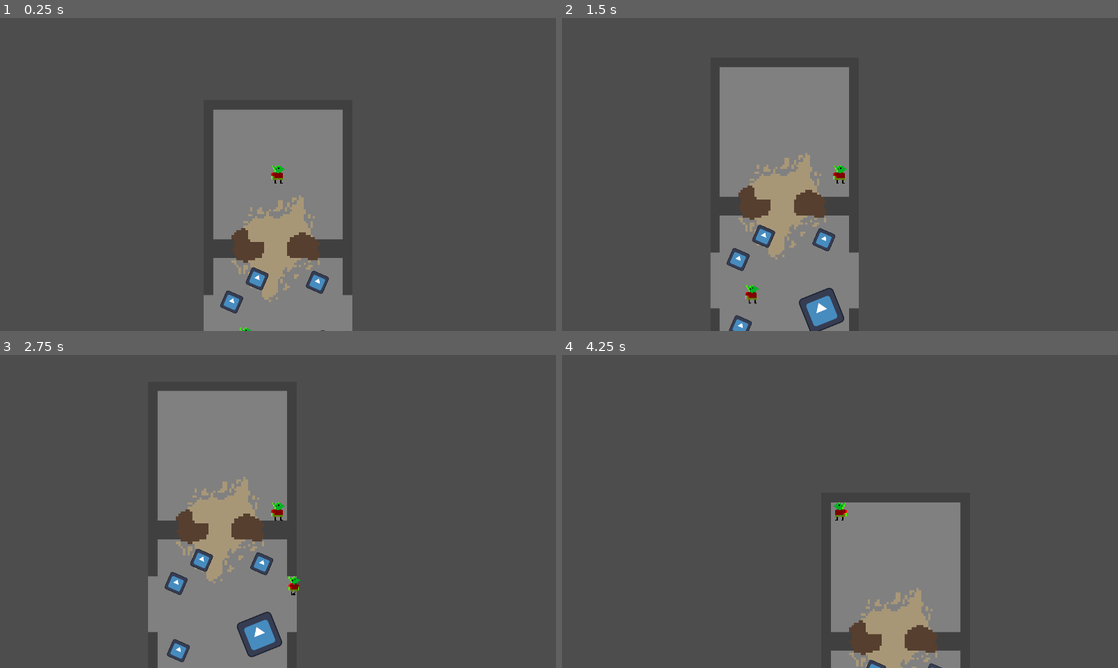
Above: before the commit, frames 1-4 (two rows, left to right).
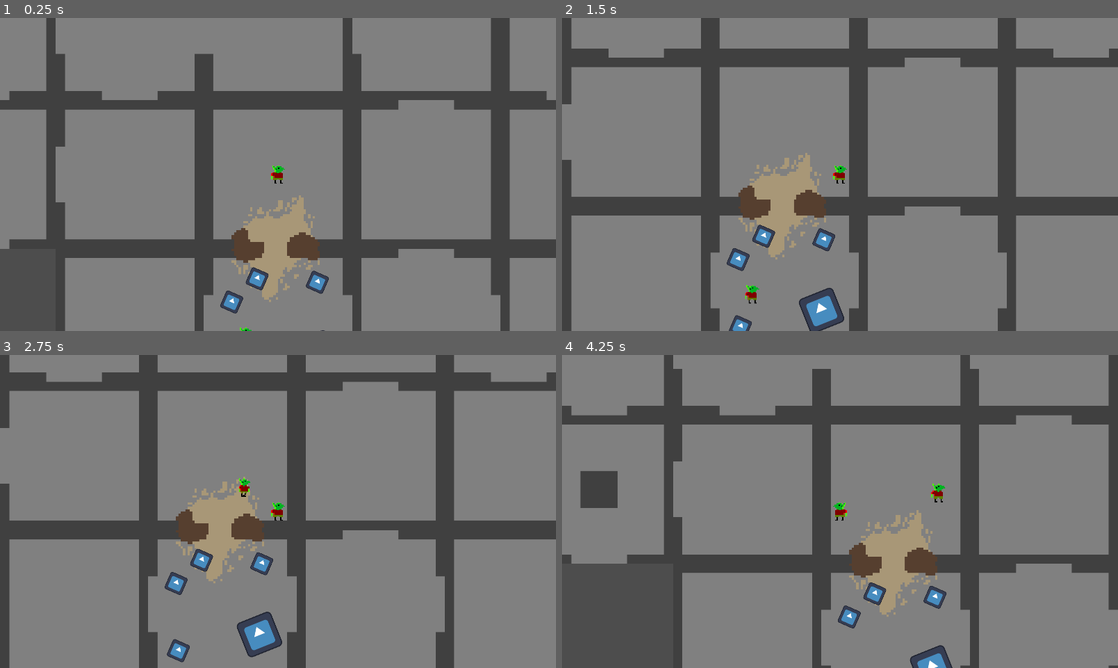
Above: after the commit, the same moments.

Repository: nporposoft/loot-goblin
Game: Godot game, scene res://test_dungeon.tscn
Two runs of this game, one before a commit and one after it. Both use one fixed random seed, a clock stepped at 60 frames per second and the inputs below. The engine's default icon, where the game draws it, is replaced by a stand-in: a white triangle on a blue panel in a dark square.
Inputs (mouse positions are in pixels of both pictures, inside the frame that each line leads up to):
- Up to frame 1 (0.25 s): no input
- Up to frame 2 (1.5 s): tap Enter at 0.5 s; move the mouse to (962, 158) at 0.52 s; hold D (move_right) 0.53-1.28 s; tap Shift (dodge) at 0.6 s; tap Space at 1.25 s; move the mouse to (728, 190) at 1.27 s; hold S (move_down) from 1.28 s (still down); right-click (728, 190) at 1.35 s
- Up to frame 3 (2.75 s): tap Enter at 2 s; move the mouse to (333, 442) at 2.02 s; release S (move_down) at 2.03 s; hold D (move_right) from 2.03 s (still down); click (333, 442) at 2.1 s
- Up to frame 4 (4.25 s): move the mouse to (812, 574) at 2.77 s; release D (move_right) at 2.78 s; hold W (move_up) 2.78-3.53 s; tap Shift (dodge) at 2.85 s; move the mouse to (1006, 558) at 3.52 s; hold A (move_left) from 3.53 s (still down); right-click (1006, 558) at 3.6 s

The runs differ from the first frame. In frame 1, 61% of the frame differs, in the area x 0-100%, y 0-100%; in frame 2, 61%; in frame 3, 60%; in frame 4, 70%.

Commit message:
Catacomb generation WIP (close)
functioning kinda, but needs to be fixed

Diff:
--- a/terrain.gd
+++ b/terrain.gd
@@ -14,6 +14,7 @@
 @export var ROOM_DIM_MIN: int = 5
 @export var ROOM_DIM_RANGE: int = 10
 @export var BOX_ROOMS_QTY: int = 60
+@export var MAX_CATACOMBS_ROOMS: int = 250
 
 # Small tiles atlas coordinates:
 const wallAtlas: Vector2i = Vector2i(3, 0)
@@ -53,8 +54,9 @@
 func generate_catacombs() -> void:
 	var roomsToGen: Array = [Vector2i(1, 1), Vector2i(0, 2), Vector2i(-1, 1)]
 	var validAtlasCoords: Array
-
-	while roomsToGen.size() > 0:
+	var roomsLeft:int = MAX_CATACOMBS_ROOMS
+
+	while roomsToGen.size() > 0 and roomsLeft > 0:
 		var currentRoom: Vector2i = roomsToGen.pop_front()
 		var currentPaths: Array = findPaths(currentRoom)
 		validAtlasCoords = [crossAtlas, cross_Block_Atlas, deadEnd_S_Atlas, deadEnd_W_Atlas,
@@ -62,8 +64,54 @@
 			corner_SW_Atlas, corner_NW_Atlas, tee_NSW_Atlas, tee_NWE_Atlas,
 			tee_NES_Atlas, tee_ESW_Atlas, hall_NS_Atlas, hall_EW_Atlas,
 			deadEnd_BlockS_Atlas, deadEnd_BlockN_Atlas]
-		if currentPaths[0] != Path.ANY:
-			if currentPaths[0] == Path.CLOSED: # if no W door in E neighbor
+
+		# Check Eastern neighbor:
+		if currentPaths[0] != Path.ANY:			# Empty: no rooms eliminated
+			if currentPaths[0] == Path.CLOSED:	# No W door in E neighbor: remove all w/ E doors
+				validAtlasCoords.erase(crossAtlas)
+				validAtlasCoords.erase(cross_Block_Atlas)
+				validAtlasCoords.erase(deadEnd_E_Atlas)
+				validAtlasCoords.erase(corner_NE_Atlas)
+				validAtlasCoords.erase(corner_SE_Atlas)
+				validAtlasCoords.erase(tee_NWE_Atlas)
+				validAtlasCoords.erase(tee_NES_Atlas)
+				validAtlasCoords.erase(tee_ESW_Atlas)
+				validAtlasCoords.erase(hall_EW_Atlas)
+			else:								# W door exists in E neighbor: remove all w/o E doors
+				validAtlasCoords.erase(deadEnd_S_Atlas)
+				validAtlasCoords.erase(deadEnd_W_Atlas)
+				validAtlasCoords.erase(deadEnd_N_Atlas)
+				validAtlasCoords.erase(corner_SW_Atlas)
+				validAtlasCoords.erase(corner_NW_Atlas)
+				validAtlasCoords.erase(tee_NSW_Atlas)
+				validAtlasCoords.erase(hall_NS_Atlas)
+				validAtlasCoords.erase(deadEnd_BlockS_Atlas)
+				validAtlasCoords.erase(deadEnd_BlockN_Atlas)
+		# Check Northern neighbor:
+		if currentPaths[1] != Path.ANY:			# Empty: no rooms eliminated
+			if currentPaths[1] == Path.CLOSED:	# No S door in N neighbor: remove all w/ N doors
+				validAtlasCoords.erase(crossAtlas)
+				validAtlasCoords.erase(cross_Block_Atlas)
+				validAtlasCoords.erase(deadEnd_N_Atlas)
+				validAtlasCoords.erase(corner_NE_Atlas)
+				validAtlasCoords.erase(corner_NW_Atlas)
+				validAtlasCoords.erase(tee_NSW_Atlas)
+				validAtlasCoords.erase(tee_NWE_Atlas)
+				validAtlasCoords.erase(tee_NES_Atlas)
+				validAtlasCoords.erase(hall_NS_Atlas)
+				validAtlasCoords.erase(deadEnd_BlockN_Atlas)
+			else:								# S door exists in N neighbor: remove all w/o N doors
+				validAtlasCoords.erase(deadEnd_S_Atlas)
+				validAtlasCoords.erase(deadEnd_W_Atlas)
+				validAtlasCoords.erase(deadEnd_E_Atlas)
+				validAtlasCoords.erase(corner_SE_Atlas)
+				validAtlasCoords.erase(corner_SW_Atlas)
+				validAtlasCoords.erase(tee_ESW_Atlas)
+				validAtlasCoords.erase(hall_EW_Atlas)
+				validAtlasCoords.erase(deadEnd_BlockS_Atlas)
+		# Check Western neighbor:
+		if currentPaths[2] != Path.ANY:			# Empty: no rooms eliminated
+			if currentPaths[2] == Path.CLOSED:	# No E door in W neighbor: remove all w/ W doors
 				validAtlasCoords.erase(crossAtlas)
 				validAtlasCoords.erase(cross_Block_Atlas)
 				validAtlasCoords.erase(deadEnd_W_Atlas)
@@ -73,17 +121,92 @@
 				validAtlasCoords.erase(tee_NWE_Atlas)
 				validAtlasCoords.erase(tee_ESW_Atlas)
 				validAtlasCoords.erase(hall_EW_Atlas)
-			else:								# W door already exists in E neighbor
+			else:								# E door exists in W neighbor: remove all w/o W doors
+				validAtlasCoords.erase(deadEnd_S_Atlas)
+				validAtlasCoords.erase(deadEnd_N_Atlas)
+				validAtlasCoords.erase(deadEnd_E_Atlas)
+				validAtlasCoords.erase(corner_NE_Atlas)
+				validAtlasCoords.erase(corner_SE_Atlas)
+				validAtlasCoords.erase(tee_NES_Atlas)
+				validAtlasCoords.erase(hall_NS_Atlas)
+				validAtlasCoords.erase(deadEnd_BlockS_Atlas)
+				validAtlasCoords.erase(deadEnd_BlockN_Atlas)
+		# Check Southern neighbor:
+		if currentPaths[3] != Path.ANY:			# Empty: no rooms eliminated
+			if currentPaths[3] == Path.CLOSED:	# No N door in S neighbor: remove all w/ S doors
 				validAtlasCoords.erase(crossAtlas)
 				validAtlasCoords.erase(cross_Block_Atlas)
+				validAtlasCoords.erase(deadEnd_S_Atlas)
+				validAtlasCoords.erase(corner_SE_Atlas)
+				validAtlasCoords.erase(corner_SW_Atlas)
+				validAtlasCoords.erase(tee_NSW_Atlas)
+				validAtlasCoords.erase(tee_NES_Atlas)
+				validAtlasCoords.erase(tee_ESW_Atlas)
+				validAtlasCoords.erase(hall_NS_Atlas)
+				validAtlasCoords.erase(deadEnd_BlockS_Atlas)
+			else:								# N door exists in S neighbor: remove all w/o S doors
 				validAtlasCoords.erase(deadEnd_W_Atlas)
-				validAtlasCoords.erase(corner_SW_Atlas)
+				validAtlasCoords.erase(deadEnd_N_Atlas)
+				validAtlasCoords.erase(deadEnd_E_Atlas)
+				validAtlasCoords.erase(corner_NE_Atlas)
 				validAtlasCoords.erase(corner_NW_Atlas)
-				validAtlasCoords.erase(tee_NSW_Atlas)
 				validAtlasCoords.erase(tee_NWE_Atlas)
-				validAtlasCoords.erase(tee_ESW_Atlas)
 				validAtlasCoords.erase(hall_EW_Atlas)
-
+				validAtlasCoords.erase(deadEnd_BlockN_Atlas)
+
+				# ALL POSSIBLE ROOMS:
+				#validAtlasCoords.erase(crossAtlas)
+				#validAtlasCoords.erase(cross_Block_Atlas)
+				#validAtlasCoords.erase(deadEnd_S_Atlas)
+				#validAtlasCoords.erase(deadEnd_W_Atlas)
+				#validAtlasCoords.erase(deadEnd_N_Atlas)
+				#validAtlasCoords.erase(deadEnd_E_Atlas)
+				#validAtlasCoords.erase(corner_NE_Atlas)
+				#validAtlasCoords.erase(corner_SE_Atlas)
+				#validAtlasCoords.erase(corner_SW_Atlas)
+				#validAtlasCoords.erase(corner_NW_Atlas)
+				#validAtlasCoords.erase(tee_NSW_Atlas)
+				#validAtlasCoords.erase(tee_NWE_Atlas)
+				#validAtlasCoords.erase(tee_NES_Atlas)
+				#validAtlasCoords.erase(tee_ESW_Atlas)
+				#validAtlasCoords.erase(hall_NS_Atlas)
+				#validAtlasCoords.erase(hall_EW_Atlas)
+				#validAtlasCoords.erase(deadEnd_BlockS_Atlas)
+				#validAtlasCoords.erase(deadEnd_BlockN_Atlas)
+		var roomChoice: Vector2i
+		if validAtlasCoords.size() > 0:
+			roomChoice = validAtlasCoords[randi() % validAtlasCoords.size()]
+		else:
+			roomChoice = crossAtlas
+		set_cell(currentRoom, 1, roomChoice)
+
+		var roomsToStack: Array = get_rooms_to_stack(currentRoom)
+		for r in roomsToStack:
+			roomsToGen.push_back(r)
+
+		roomsLeft = roomsLeft - 1
+
+func get_rooms_to_stack(newRoom: Vector2i) -> Array:
+	var outputArray: Array
+	var paths: Array = findPaths(newRoom)
+	if [crossAtlas, cross_Block_Atlas, deadEnd_E_Atlas, corner_NE_Atlas,
+		corner_SE_Atlas, tee_NWE_Atlas, tee_NES_Atlas, tee_ESW_Atlas,
+		hall_EW_Atlas].has(get_cell_atlas_coords(newRoom)): # if newroom has E door
+			outputArray.push_back(Vector2i(newRoom.x+1,newRoom.y)) # stack room to be gen'd E
+	if [crossAtlas, cross_Block_Atlas, deadEnd_N_Atlas, corner_NE_Atlas,
+		corner_NW_Atlas, tee_NSW_Atlas, tee_NWE_Atlas, tee_NES_Atlas,
+		hall_NS_Atlas, deadEnd_BlockN_Atlas].has(get_cell_atlas_coords(newRoom)): # if newroom has N door
+			outputArray.push_back(Vector2i(newRoom.x,newRoom.y-1)) # stack room to be gen'd N
+	if [crossAtlas, cross_Block_Atlas, deadEnd_W_Atlas, corner_SW_Atlas,
+		corner_NW_Atlas, tee_NSW_Atlas, tee_NWE_Atlas, tee_ESW_Atlas,
+		hall_EW_Atlas].has(get_cell_atlas_coords(newRoom)): # if newroom has W door
+			outputArray.push_back(Vector2i(newRoom.x-1,newRoom.y)) # stack room to be gen'd W
+	if [crossAtlas, cross_Block_Atlas, deadEnd_S_Atlas, corner_SE_Atlas,
+		corner_SW_Atlas, tee_NSW_Atlas, tee_NES_Atlas, tee_ESW_Atlas,
+		hall_NS_Atlas, deadEnd_BlockS_Atlas].has(get_cell_atlas_coords(newRoom)): # if newroom has S door
+			outputArray.push_back(Vector2i(newRoom.x,newRoom.y+1)) # stack room to be gen'd S
+
+	return outputArray
 
 func findPaths(room: Vector2i) -> Array:
 	var outputArray: Array
--- a/test_dungeon.tscn
+++ b/test_dungeon.tscn
@@ -27,7 +27,7 @@
 source_geometry_group_name = &"navmesh_sources"
 agent_radius = 32.0
 
-[sub_resource type="Resource" id="Resource_isiae"]
+[sub_resource type="Resource" id="Resource_y6jnv"]
 resource_local_to_scene = true
 script = ExtResource("6_cnrih")
 display_name = "Diamond"
@@ -36,7 +36,34 @@
 world_scene = ExtResource("4_d8tm3")
 metadata/_custom_type_script = "uid://ctqjnf2yg1uvt"
 
-[sub_resource type="Resource" id="Resource_4qov3"]
+[sub_resource type="Resource" id="Resource_ure5g"]
+resource_local_to_scene = true
+script = ExtResource("6_cnrih")
+display_name = "Diamond"
+description = "So shiny"
+ui_sprite = ExtResource("7_gsb4j")
+world_scene = ExtResource("4_d8tm3")
+metadata/_custom_type_script = "uid://ctqjnf2yg1uvt"
+
+[sub_resource type="Resource" id="Resource_0ak11"]
+resource_local_to_scene = true
+script = ExtResource("6_cnrih")
+display_name = "Diamond"
+description = "So shiny"
+ui_sprite = ExtResource("7_gsb4j")
+world_scene = ExtResource("4_d8tm3")
+metadata/_custom_type_script = "uid://ctqjnf2yg1uvt"
+
+[sub_resource type="Resource" id="Resource_du6b4"]
+resource_local_to_scene = true
+script = ExtResource("6_cnrih")
+display_name = "Diamond"
+description = "So shiny"
+ui_sprite = ExtResource("7_gsb4j")
+world_scene = ExtResource("4_d8tm3")
+metadata/_custom_type_script = "uid://ctqjnf2yg1uvt"
+
+[sub_resource type="Resource" id="Resource_m8l71"]
 resource_local_to_scene = true
 script = ExtResource("6_cnrih")
 display_name = "Bucket"
@@ -99,27 +126,27 @@
 [node name="Diamond" parent="World" instance=ExtResource("4_d8tm3")]
 position = Vector2(23.999989, 174)
 rotation = 0.41302407
-item_data = SubResource("Resource_isiae")
+item_data = SubResource("Resource_y6jnv")
 
 [node name="Diamond2" parent="World" instance=ExtResource("4_d8tm3")]
 position = Vector2(98, 157.00002)
 rotation = 0.41302407
-item_data = SubResource("Resource_isiae")
+item_data = SubResource("Resource_ure5g")
 
 [node name="Diamond3" parent="World" instance=ExtResource("4_d8tm3")]
 position = Vector2(25.999998, 232.00003)
 rotation = 0.41302407
-item_data = SubResource("Resource_isiae")
+item_data = SubResource("Resource_0ak11")
 
 [node name="Diamond4" parent="World" instance=ExtResource("4_d8tm3")]
 position = Vector2(46, 154.00002)
 rotation = 0.41302407
-item_data = SubResource("Resource_isiae")
+item_data = SubResource("Resource_du6b4")
 
 [node name="Bucket" parent="World" instance=ExtResource("8_isiae")]
 position = Vector2(95.99988, 217.99988)
 rotation = -0.38087726
-item_data = SubResource("Resource_4qov3")
+item_data = SubResource("Resource_m8l71")
 
 [node name="UI" type="Control" parent="."]
 layout_mode = 3
Not shown: 1 places in test_dungeon.tscn that only renumber resources
